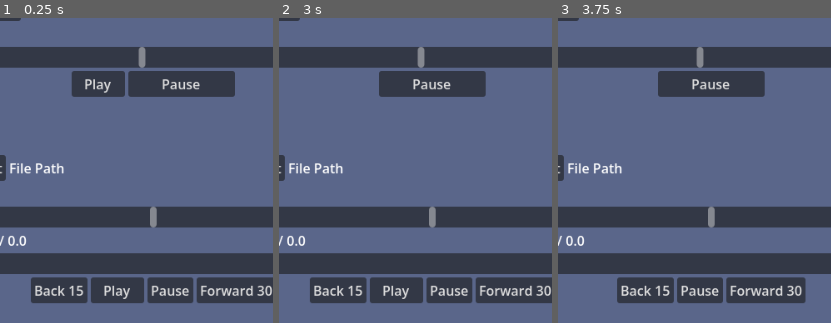
Above: before the commit, frames 1-3 (left to right).
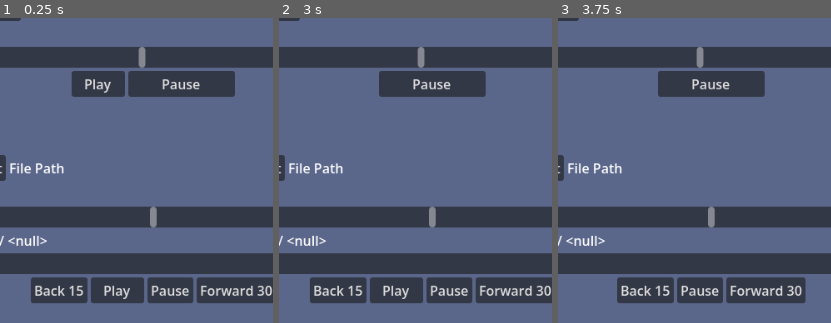
Above: after the commit, the same moments.

Repository: SankVTW/PodcastApp
Game: Godot game, scene res://main_screen.tscn
The game is run twice, just before and just after one commit, with the same random seed, the same clock (stepped at 60 frames per second) and the same inputs.
Inputs:
- Up to frame 1 (0.25 s): no input
- Up to frame 2 (3 s): click "Back 15" at 0.5 s; click "Pause" at 1.25 s; click "Forward 30" at 2 s; click "Play" at 2.75 s
- Up to frame 3 (3.75 s): click "Play" at 3.5 s
The pictures show only the part of the screen within x 26-76%, y 12-62%; the shares and areas given below are measured in that part.

The runs differ from the first frame. In frame 1, 0.3% of the frame differs, in the area x 2-18%, y 71-75%; in frame 2, 0.3%; in frame 3, 0.3%.

Commit message:
added HHMMSS format to podcast total play time

Diff:
--- a/podcast-app/main_screen.gd
+++ b/podcast-app/main_screen.gd
@@ -8,7 +8,7 @@
 var podcast_progress : float
 var local_date  = Time.get_datetime_dict_from_system()
 var local_time  = Time.get_time_string_from_system()
-
+var podcast_playtime_HHMMSS
 
 # Called when the node enters the scene tree for the first time.
 func _ready() -> void:
@@ -44,7 +44,14 @@
 	var file = FileAccess.open(path, FileAccess.READ)
 	var sound = AudioStreamMP3.new()
 	sound.data = file.get_buffer(file.get_length())
-	print("Podcast is ",   sound.get_length(), " seconds long")
+	var total_seconds : int = sound.get_length()
+	var minutes : int = (total_seconds%3600)/60
+	var hours : int = total_seconds/3600
+	var secs : int = total_seconds% 60
+	print("Podcast is ", hours , " hours and ", minutes  , " minutes long")
+	print(" total play time for" , path.get_file() , " is ", podcast_playtime/60 , " minutes")
+	print( "%02d:%02d:%02d" % [hours, minutes, secs])
+	podcast_playtime_HHMMSS = str( "%02d:%02d:%02d" % [hours, minutes, secs])
 	podcast = sound
 	podcast_playtime = podcast.get_length()
 
@@ -56,7 +63,8 @@
 			$PodcastControls/HBoxContainer/PlayPodcast.visible = true
 			$PodcastControls/HBoxContainer/StopPodcast.visible = false
 
-	print(" total play time for" , file , " is ", podcast_playtime/60 , " minutes")
+
+
 func _on_load_bed_music_pressed() -> void:
 	$BedMusicControls/HBoxContainer2/FileDialog.visible = true
 	pass
@@ -64,9 +72,9 @@
 
 func _on_file_dialog_file_selected(selected_file: String) -> void:
 
-	$BedMusicControls/HBoxContainer2/Label.text = selected_file
+	$BedMusicControls/HBoxContainer2/Label.text = selected_file.get_file()
 	load_bed_music_mp3(selected_file)
-	print("bed music" , selected_file)
+	print("bed music" , selected_file.get_file())
 
 
 
@@ -108,9 +116,9 @@
 
 
 func _on_podcast_file_dialog_file_selected(path: String) -> void:
-	$PodcastControls/HBoxContainer2/Label.text = path
+	$PodcastControls/HBoxContainer2/Label.text = path.get_file()
 	load_podcast_mp3(path)
-	print("podcast", path)
+	print("podcast", path.get_file())
 	$PodcastControls/HBoxContainer/PlayPodcast.visible = true
 	$PodcastControls/HBoxContainer/StopPodcast.visible = false
 	_on_stop_podcast_pressed()
@@ -130,7 +138,6 @@
 func _on_stop_podcast_pressed() -> void:
 	if $PodcastControls/HBoxContainer/AudioStreamPlayer.playing == true:
 		$PodcastControls/HBoxContainer/AudioStreamPlayer.stream_paused = true
-		print (podcast_progress)
 		$PodcastControls/HBoxContainer/AudioStreamPlayer.volume_db = podcast_volume
 		$PodcastControls/HBoxContainer/StopPodcast.text = str("Resume")
 	elif $PodcastControls/HBoxContainer/AudioStreamPlayer.playing == false:
@@ -154,11 +161,12 @@
 
 func update_podcast_progress():
 	podcast_progress = $PodcastControls/HBoxContainer/AudioStreamPlayer.get_playback_position()
-	$PodcastControls/PodcastPlayerInfo/ProgressArea/ProgressTimeLabel.text = str(roundf(podcast_progress)," / ", podcast_playtime )
+	$PodcastControls/PodcastPlayerInfo/ProgressArea/ProgressTimeLabel.text = str(roundf(podcast_progress)," / ", podcast_playtime_HHMMSS )
 	_on_podcast_progress_bar_value_changed(podcast_progress)
 
 func _on_podcast_progress_bar_value_changed(value: float) -> void:
-	$PodcastControls/PodcastPlayerInfo/PodcastProgressBar.value = podcast_progress
+
+	$PodcastControls/PodcastPlayerInfo/PodcastProgressBar.value =podcast_progress
 
 
 func _on_global_pause_pressed() -> void:
--- a/podcast-app/project.godot
+++ b/podcast-app/project.godot
@@ -22,6 +22,14 @@
 window/stretch/mode="viewport"
 window/handheld/orientation=6
 
+[input]
+
+_on_global_pause_pressed()={
+"deadzone": 0.2,
+"events": [Object(InputEventKey,"resource_local_to_scene":false,"resource_name":"","device":16,"window_id":0,"alt_pressed":false,"shift_pressed":false,"ctrl_pressed":false,"meta_pressed":false,"pressed":false,"keycode":0,"physical_keycode":32,"key_label":0,"unicode":0,"location":0,"echo":false,"script":null)
+]
+}
+
 [physics]
 
 3d/physics_engine="Jolt Physics"
